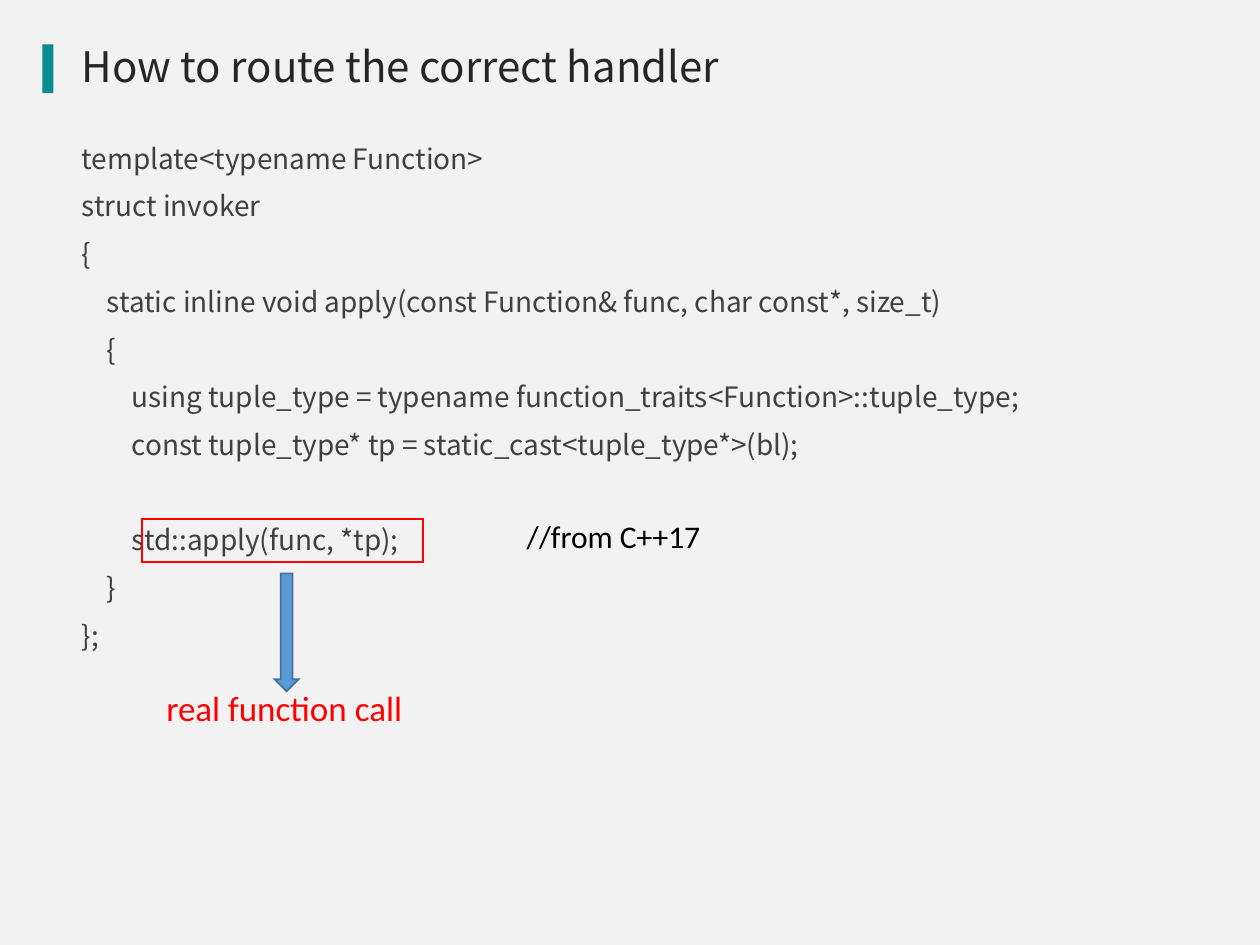
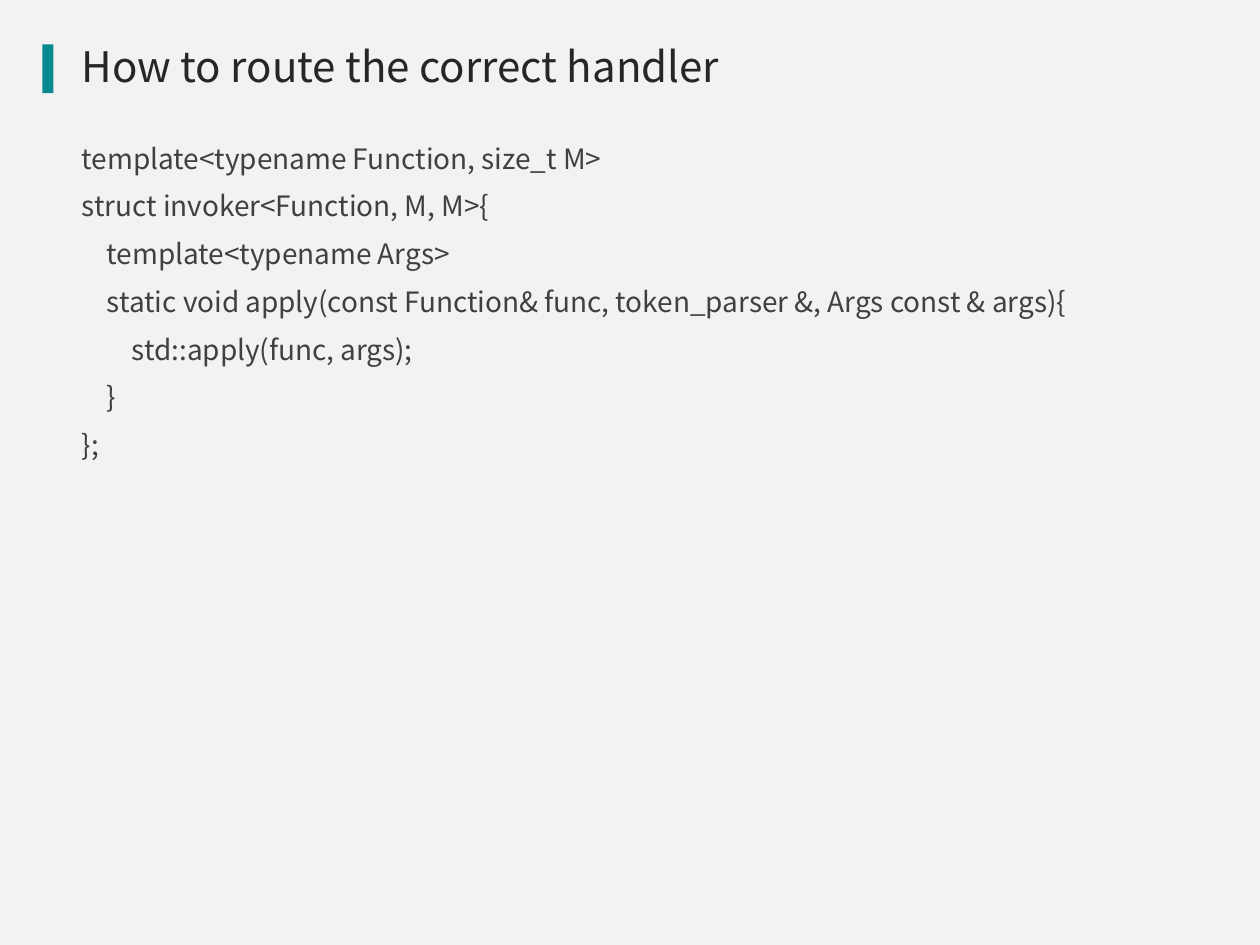
Before and after one commit to qicosmos/cppnow2017-ppt, a slide deck: slide 24 of An easy to use RPC framework implemented by c++11 and c++14.pptx (slide 18 before the commit). Drawn at 1260x945 pixels with LibreOffice and Linux fonts; fonts in the diff are those of the drawing; background and template pictures are left out. Boxes give left, top, right and bottom in pixels: in the first picture for what was removed or moved away, otherwise in the second. Text is boxed around its words. In the diff, an @@ line names an element or a change of style, - is before the commit and + after.

```diff
--- a/An easy to use RPC framework implemented by c++11 and c++14.pptx
+++ b/An easy to use RPC framework implemented by c++11 and c++14.pptx
@@ text at box(82, 146, 1066, 367): text changed @@
-template<typename Function>
-struct invoker
-{
-static inline void apply(const Function& func, char const*, size_t)
-{
-using tuple_type = typename function_traits<Function>::tuple_type;
-const tuple_type* tp = static_cast<tuple_type*>(bl);
-std::apply(func, *tp);
+template<typename Function, size_t M>
+struct invoker<Function, M, M>{
+template<typename Args>
+static void apply(const Function& func, token_parser &, Args const & args){
+std::apply(func, args);
@@ rectangle removed at box(142, 519, 423, 562) @@
@@ text removed at box(527, 526, 700, 550) @@
-//from C++17
@@ down arrow removed at box(275, 573, 299, 690) @@
@@ text removed at box(166, 692, 402, 722) @@
-real function call
```
Also in this commit, not shown: 4 other slides changed, 5 slides added.
